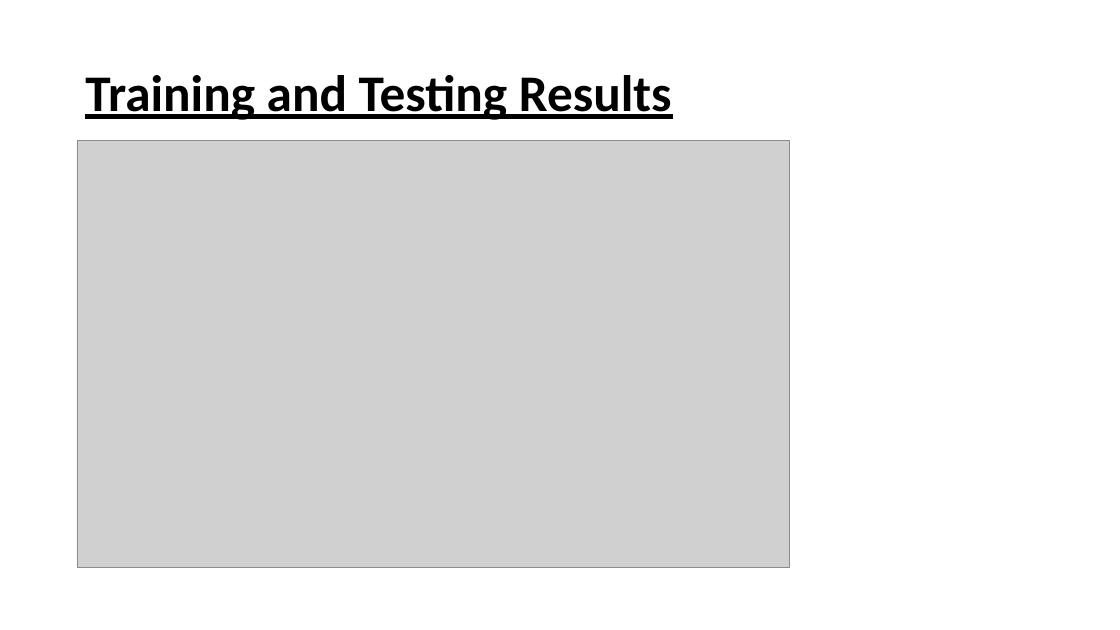
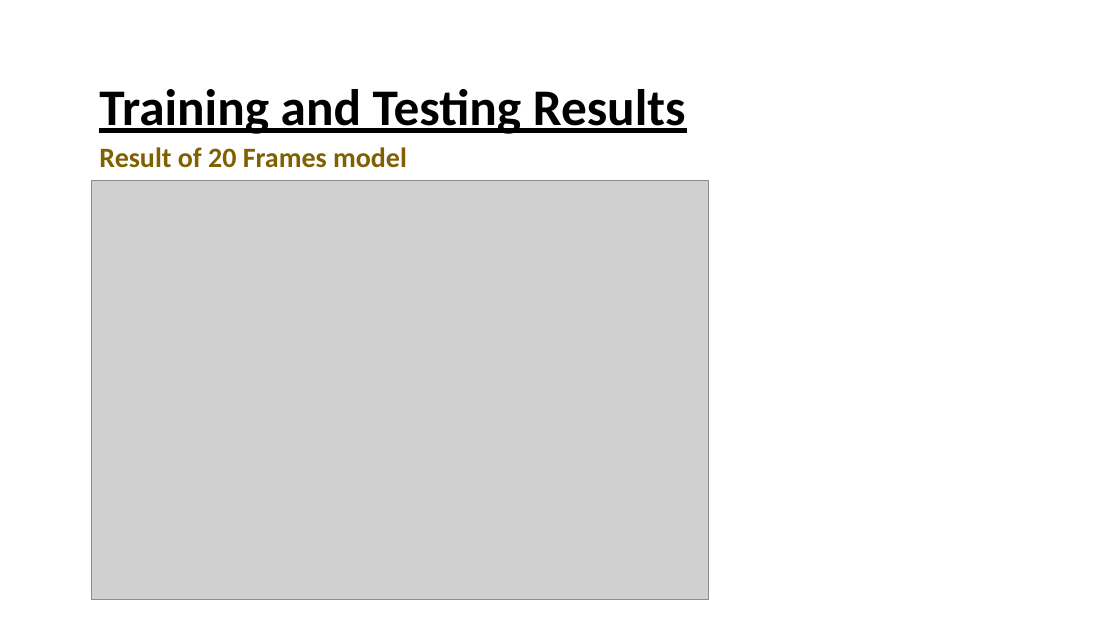
Before and after one commit to gurukms07/deepfakedetection, a slide deck: slide 24 of Second_Review/DEEPFAKE DETECTION2.pptx (slide 27 before the commit). Drawn at 1120x630 pixels with LibreOffice and Linux fonts; fonts in the diff are those of the drawing; grey boxes stand for pictures. Boxes give left, top, right and bottom in pixels: in the first picture for what was removed or moved away, otherwise in the second. Text is boxed around its words. In the diff, an @@ line names an element or a change of style, - is before the commit and + after.

```diff
--- a/Second_Review/DEEPFAKE DETECTION2.pptx
+++ b/Second_Review/DEEPFAKE DETECTION2.pptx
@@ text "Training and Testing Results": place and size @@
-text "Training and Testing Results" at [85, 75, 672, 120]
+text "Training and Testing Results" at [99, 89, 686, 134]
@@ title added at [99, 147, 407, 168], 24 pt, text #806000, bold @@
+Result of 20 Frames model
@@ picture: place and size @@
-picture at [77, 141, 790, 568]
+picture at [91, 180, 708, 600]
```
Also in this commit, not shown: 7 other slides changed, 2 slides added, 3 slides removed.
